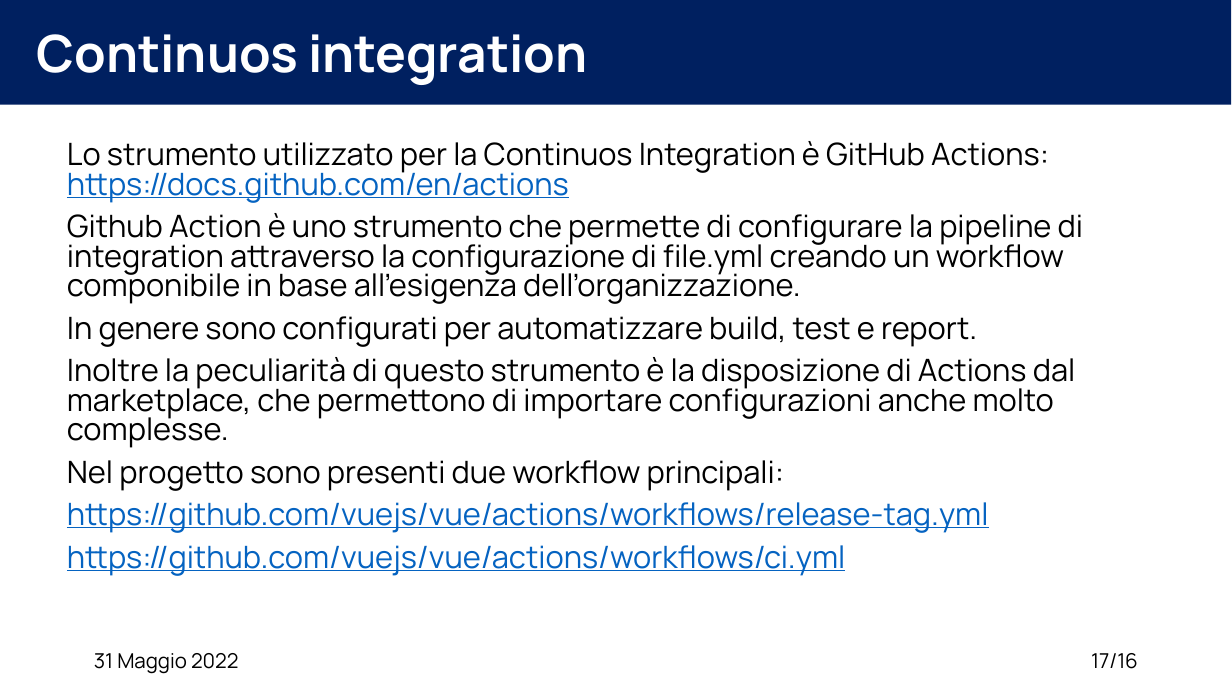
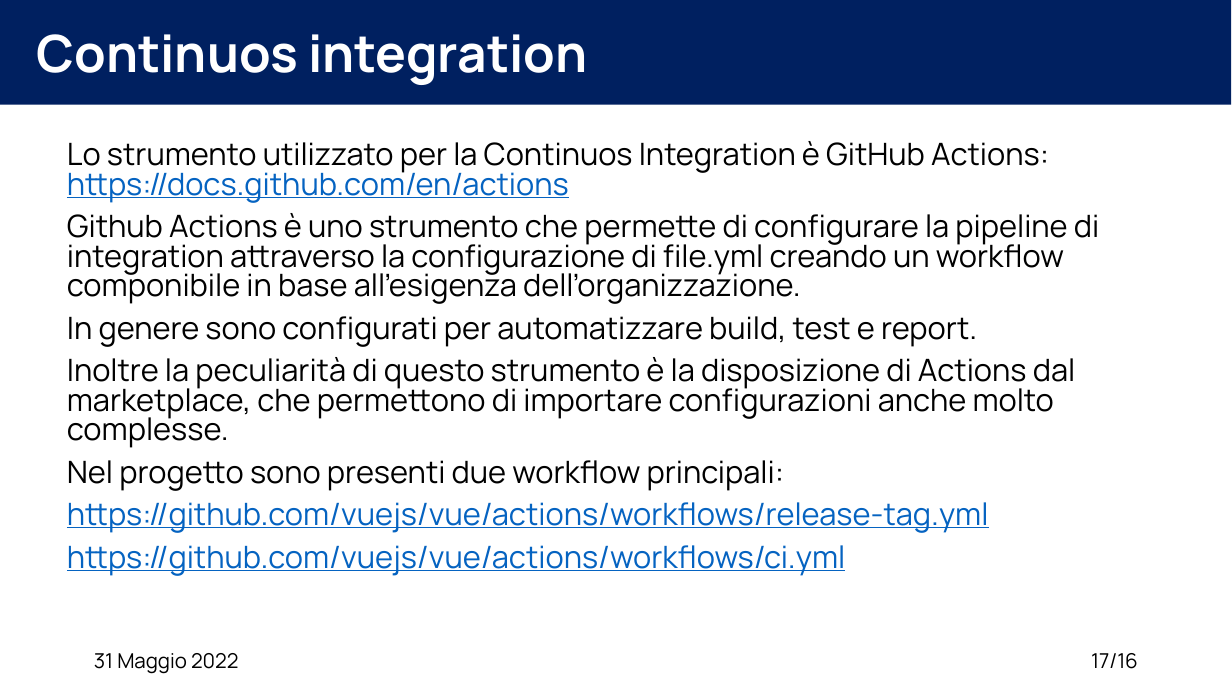
Before and after one commit to XidaZ3/MTSSAssignment3, a slide deck: slide 17 of MTSSAssignment3.pptx. Drawn at 1232x693 pixels with LibreOffice and Linux fonts; fonts in the diff are those of the drawing. Boxes give left, top, right and bottom in pixels: in the first picture for what was removed or moved away, otherwise in the second. Text is boxed around its words. In the diff, an @@ line names an element or a change of style, - is before the commit and + after.

```diff
--- a/MTSSAssignment3.pptx
+++ b/MTSSAssignment3.pptx
@@ text at (x1=67, y1=213, x2=1099, y2=304): text changed @@
-Github Action è uno strumento che permette di configurare la pipeline di integration attraverso la configurazione di file.yml creando un workflow componibile in base all’esigenza dell’organizzazione.
+Github Actions è uno strumento che permette di configurare la pipeline di integration attraverso la configurazione di file.yml creando un workflow componibile in base all’esigenza dell’organizzazione.
```
Also in this commit, not shown: 10 other slides changed, 4 slides added, 5 other files.
